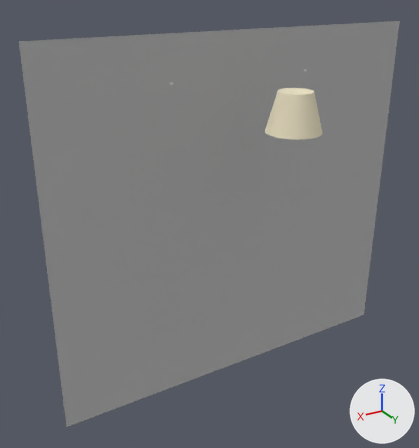
The glTF model production/assets/cloud-week/house-windows/hw_RC.glb: old version first, new version second.
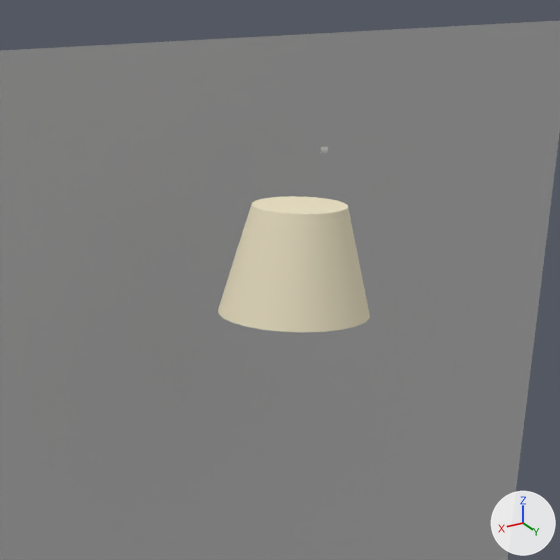
Old and new are each drawn whole from a 50 mm camera at (2.17, 3.47, 2.39) aimed at (0.29, 0.34, 0.83) and again close up on the part from 43% to 94% of the width and 3% to 50% of the height. Every picture has the same lights, and +X, +Y and +Z are marked at lower right. The last two pictures show the newer version. Where no turn or scale is listed for an object, it has been applied to the vertices.

Objects in the first close-up: 'pendant__shade', 'room__card' and 1 more.
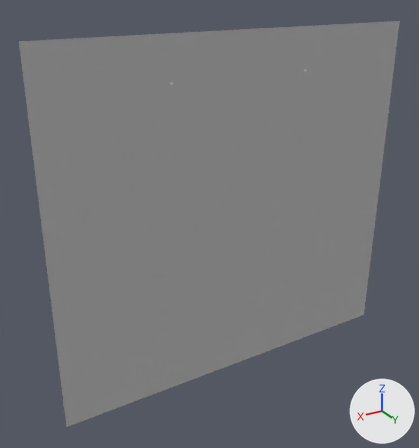
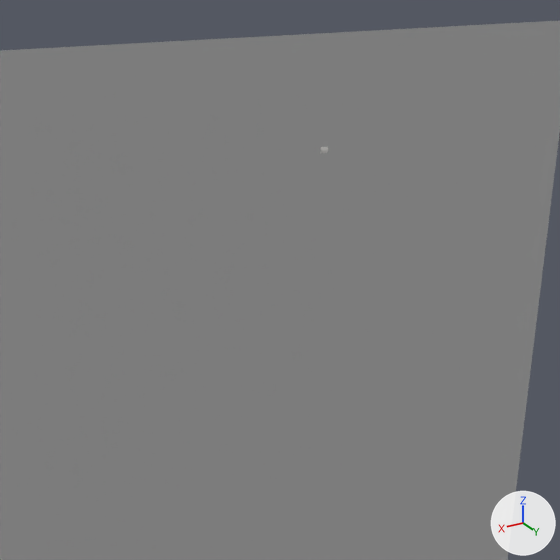
Pixel boxes [x1, y1, x2, y2] of what changed, in the close-ups (560 x 560 px):
'pendant__shade', deleted (beige)
    before: [218, 196, 370, 332]

The change, as a list of edits to the scene's bpy script:
```text
Remove ob_pendant__shade:
    ob_pendant__shade = bpy.data.objects.new('pendant__shade', me_pendant__shade)
    ob_pendant__shade.location = (0.0, 0.0, 0.0)
```
